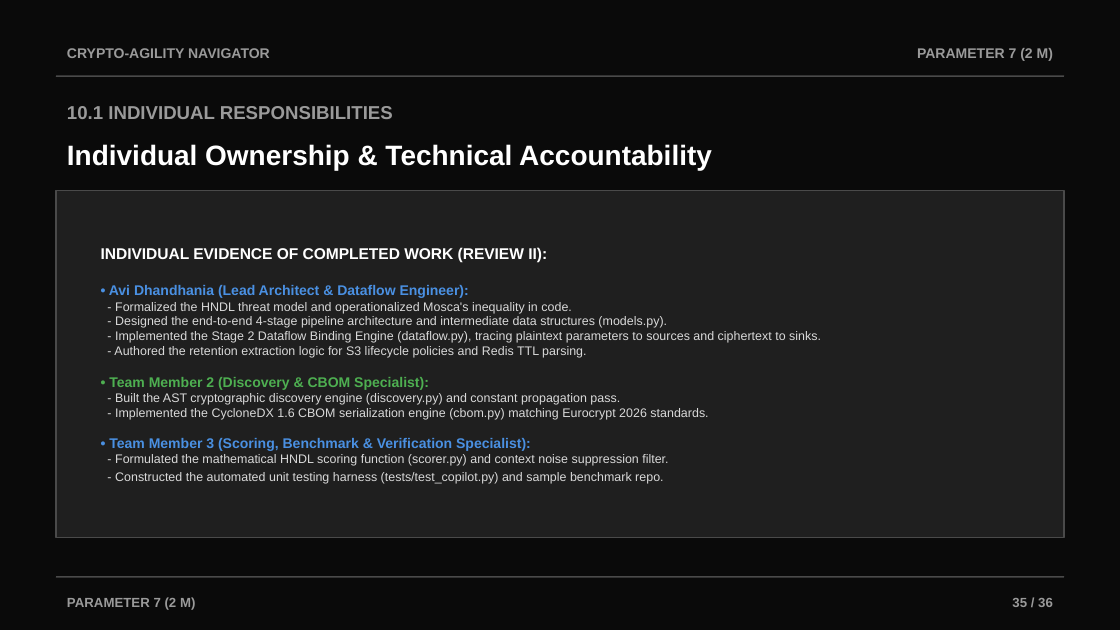
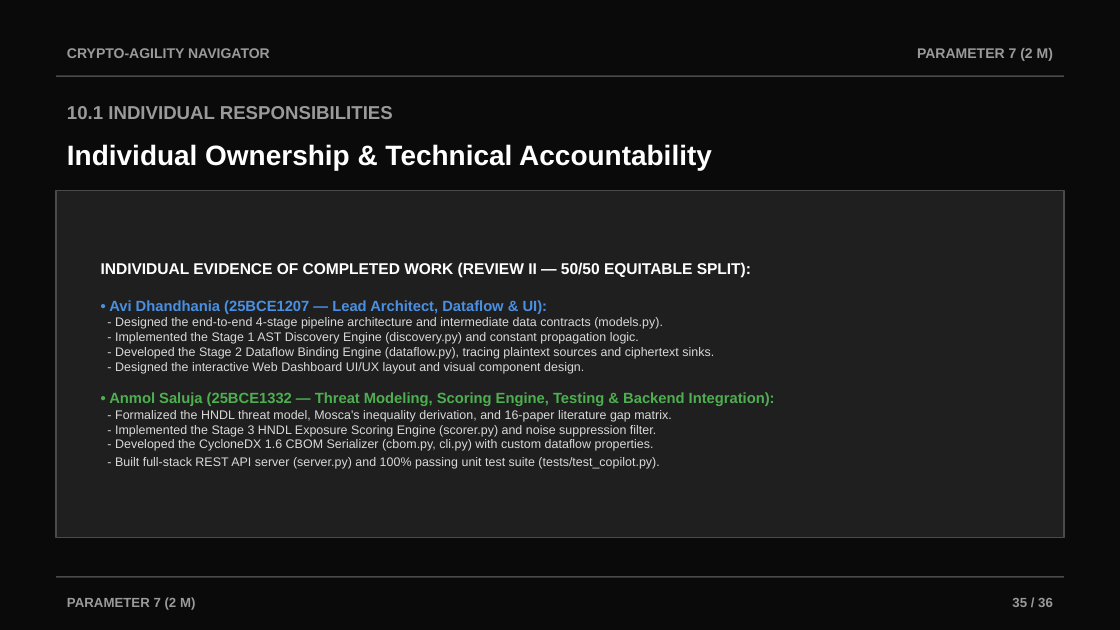
Before and after one commit to AviDhandhania/IDP-Project, a slide deck: slide 35 of Crypto-Agility_Navigator_Review2.pptx. Drawn at 1120x630 pixels with LibreOffice and Linux fonts; fonts in the diff are those of the drawing. Boxes give left, top, right and bottom in pixels: in the first picture for what was removed or moved away, otherwise in the second. Text is boxed around its words. In the diff, an @@ line names an element or a change of style, - is before the commit and + after.

Commit message:
feat(review2): Member 2 (Anmol Saluja) Review II deliverables - HNDL scoring, CBOM generator, test harness, web dashboard & backend integration, 2-person WBS report sanitization, and PPTX slide updates

```diff
--- a/Crypto-Agility_Navigator_Review2.pptx
+++ b/Crypto-Agility_Navigator_Review2.pptx
@@ text at [101, 262, 775, 469]: text changed @@
-INDIVIDUAL EVIDENCE OF COMPLETED WORK (REVIEW II):
-• Avi Dhandhania (Lead Architect & Dataflow Engineer):
-- Formalized the HNDL threat model and operationalized Mosca's inequality in code.
-- Designed the end-to-end 4-stage pipeline architecture and intermediate data structures (models.py).
-- Implemented the Stage 2 Dataflow Binding Engine (dataflow.py), tracing plaintext parameters to sources and ciphertext to sinks.
-- Authored the retention extraction logic for S3 lifecycle policies and Redis TTL parsing.
-• Team Member 2 (Discovery & CBOM Specialist):
-- Built the AST cryptographic discovery engine (discovery.py) and constant propagation pass.
-- Implemented the CycloneDX 1.6 CBOM serialization engine (cbom.py) matching Eurocrypt 2026 standards.
-• Team Member 3 (Scoring, Benchmark & Verification Specialist):
-- Formulated the mathematical HNDL scoring function (scorer.py) and context noise suppression filter.
-- Constructed the automated unit testing harness (tests/test_copilot.py) and sample benchmark repo.
+INDIVIDUAL EVIDENCE OF COMPLETED WORK (REVIEW II — 50/50 EQUITABLE SPLIT):
+• Avi Dhandhania (25BCE1207 — Lead Architect, Dataflow & UI):
+- Designed the end-to-end 4-stage pipeline architecture and intermediate data contracts (models.py).
+- Implemented the Stage 1 AST Discovery Engine (discovery.py) and constant propagation logic.
+- Developed the Stage 2 Dataflow Binding Engine (dataflow.py), tracing plaintext sources and ciphertext sinks.
+- Designed the interactive Web Dashboard UI/UX layout and visual component design.
+• Anmol Saluja (25BCE1332 — Threat Modeling, Scoring Engine, Testing & Backend Integration):
+- Formalized the HNDL threat model, Mosca's inequality derivation, and 16-paper literature gap matrix.
+- Implemented the Stage 3 HNDL Exposure Scoring Engine (scorer.py) and noise suppression filter.
+- Developed the CycloneDX 1.6 CBOM Serializer (cbom.py, cli.py) with custom dataflow properties.
+- Built full-stack REST API server (server.py) and 100% passing unit test suite (tests/test_copilot.py).
```
Also in this commit, not shown: 1 other slide changed, 16 other files.
